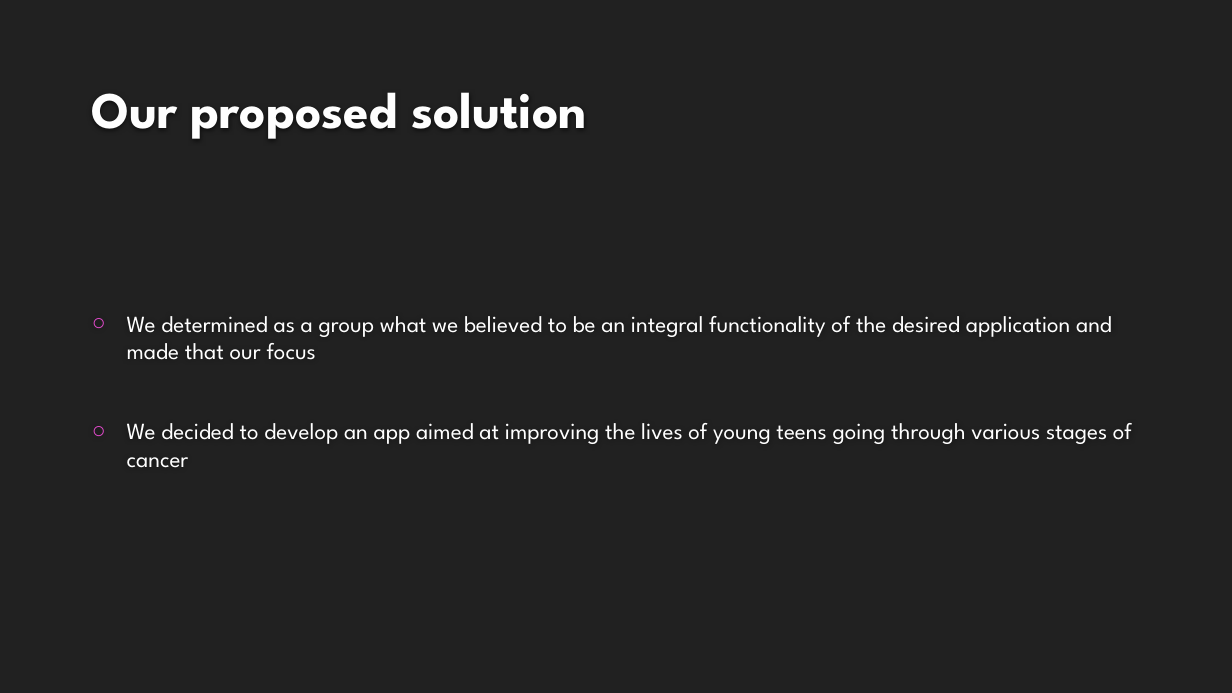
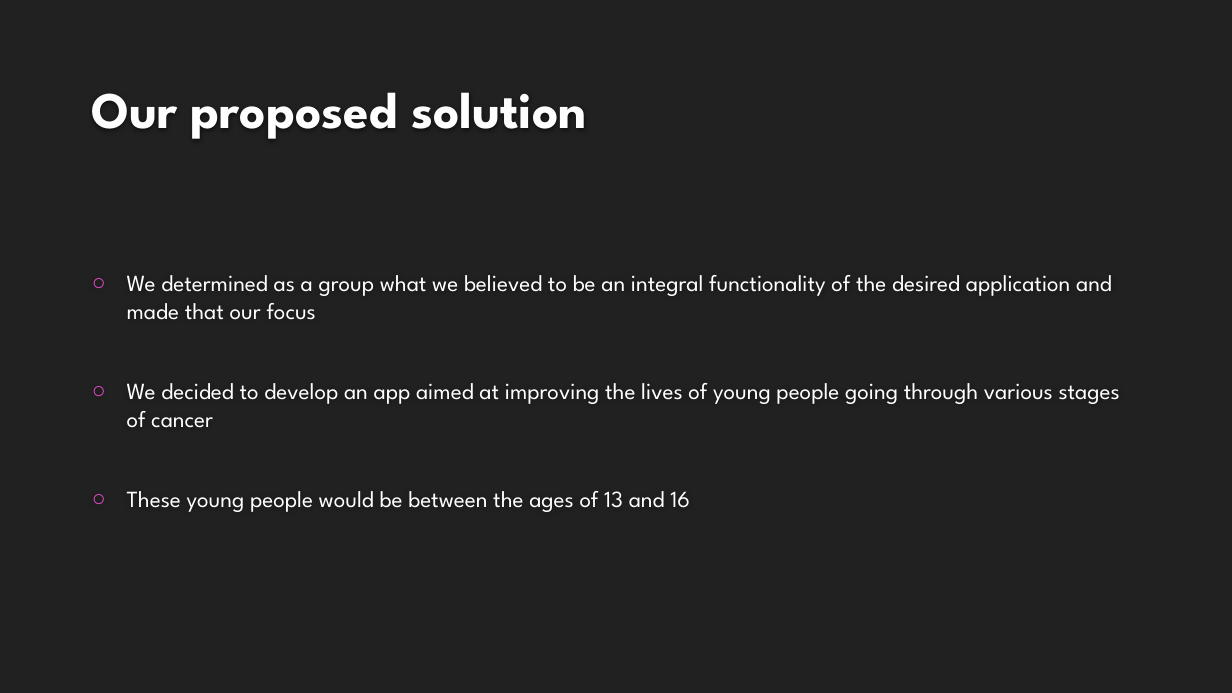
Before and after one commit to cfg-london/team-10, a slide deck: slide 2 of CLIC_SARGENT.pptx. Drawn at 1232x693 pixels with LibreOffice and Linux fonts; fonts in the diff are those of the drawing; background and template pictures are left out. Boxes give left, top, right and bottom in pixels: in the first picture for what was removed or moved away, otherwise in the second. Text is boxed around its words. In the diff, an @@ line names an element or a change of style, - is before the commit and + after.

```diff
--- a/CLIC_SARGENT.pptx
+++ b/CLIC_SARGENT.pptx
@@ text at (127, 383, 1120, 512): text changed @@
-○ We decided to develop an app aimed at improving the lives of young teens going through various stages of cancer
+○ We decided to develop an app aimed at improving the lives of young people going through various stages of cancer
+○ These young people would be between the ages of 13 and 16
```
Also in this commit, not shown: 1 other slide changed, 2 slides added, 1 slide removed.
